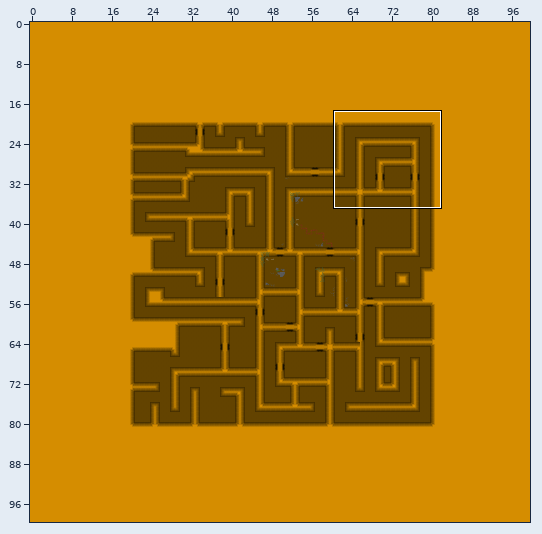
Level history. Tiled map (JSON): assets/map/pyramid.json. Above: a wide view before the commit, with the close-up outlined.
Close-up. Before the commit:
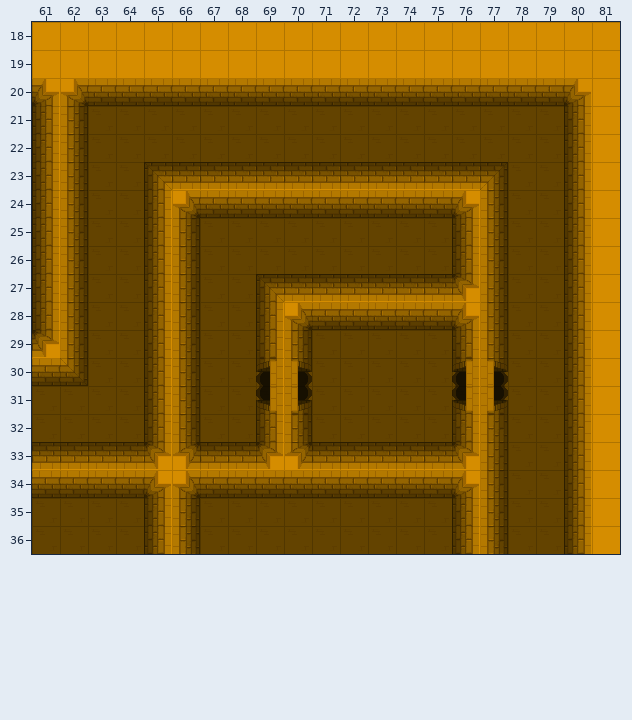
Cells are 32x32 px. Shown: x 61..81, y 18..36. The commit also changed other parts of the map, which this record leaves out.
After the commit:
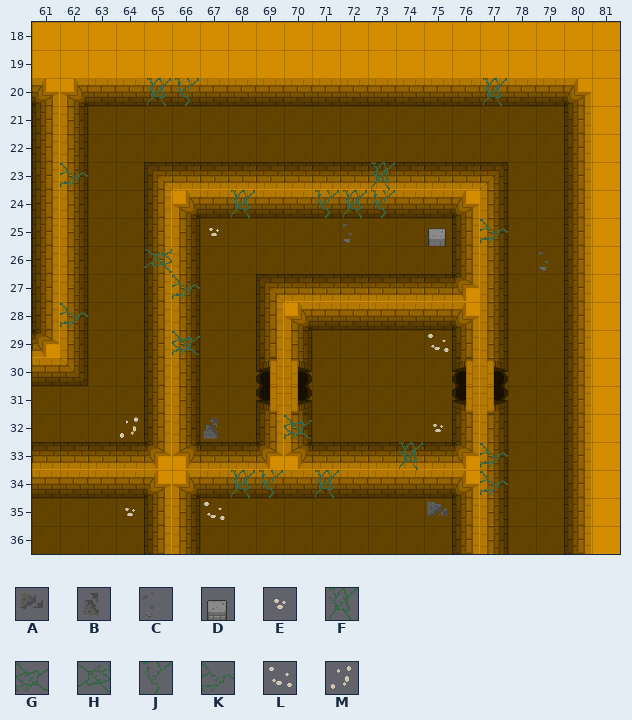
Key: from "deco": A 85, B 85 turned 270, C 100, D 208, E 258, F 272, G 272 turned 270, H 272 turned 90, J 273, K 273 turned 270, L 274, M 274 turned 270.
_ is an empty cell.
Changes in this commit:
Layer "Deco":
y 20: x 65..66 __ -> FJ; x 77 _ -> F
y 23: x 62 _ -> K; x 73 _ -> F
y 24: x 68 _ -> F; x 71..73 ___ -> JFJ
y 25: x 67 _ -> E; x 72 _ -> C; x 75 _ -> D; x 77 _ -> K
y 26: x 65 _ -> H; x 79 _ -> C
y 27: x 66 _ -> K
y 28: x 62 _ -> K
y 29: x 66 _ -> G; x 75 _ -> L
y 32: x 64 _ -> M; x 67 _ -> B; x 70 _ -> G; x 75 _ -> E
y 33: x 74 _ -> F; x 77 _ -> K
y 34: x 68..69 __ -> FJ; x 71 _ -> F; x 77 _ -> K
y 35: x 64 _ -> E; x 67 _ -> L; x 75 _ -> A
